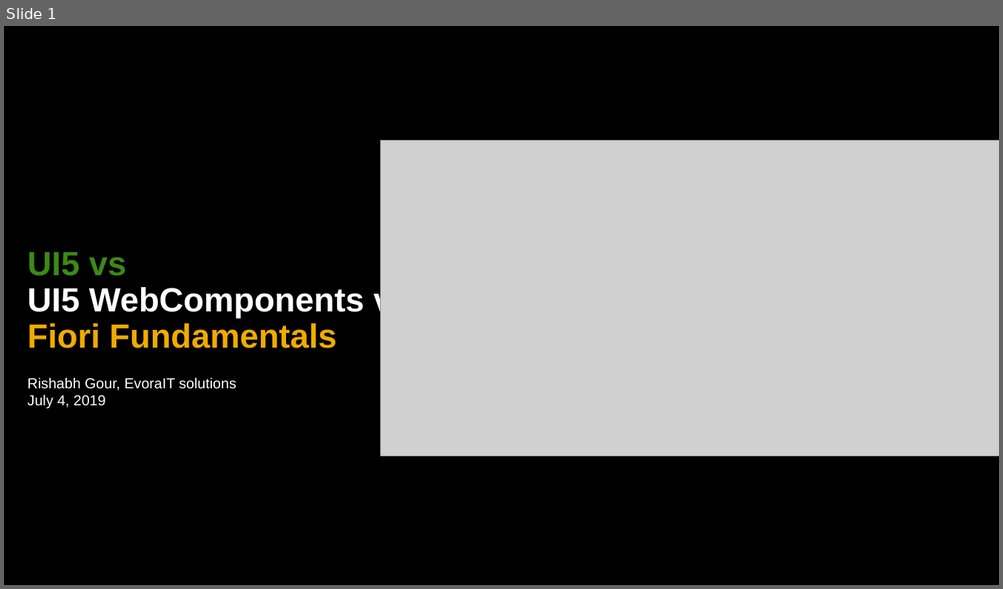
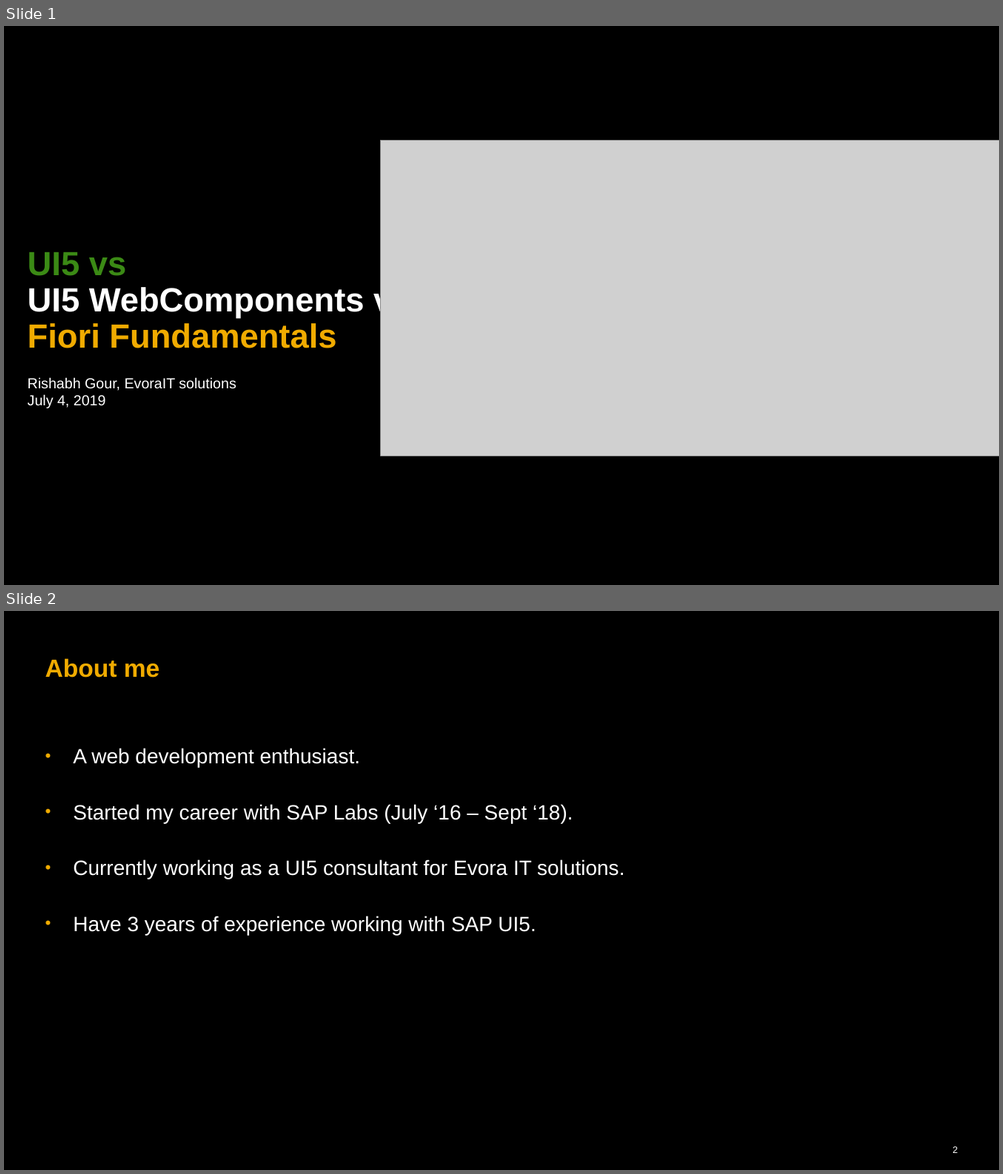
Before and after one commit to rishabh62/UI5con, a slide deck: UI5con.pptx. Shown one above the other, each under a label of ours: slide 1 before the commit, slides 1 and 2 after it. The pictures are 1003x589 and 1003x1174 pixels, drawn with LibreOffice and Linux fonts; fonts in the diff are those of the drawing; grey boxes stand for pictures. Boxes give left, top, right and bottom in pixels: in the first picture for what was removed or moved away, otherwise in the second. Text is boxed around its words. In the diff, an @@ line names an element or a change of style, - is before the commit and + after.

```diff
--- a/UI5con.pptx
+++ b/UI5con.pptx
@@ slide 2 added at box(4, 611, 999, 1170), background #000000 @@
@@ title added at box(45, 658, 160, 678), 24 pt, text #F0AB00, bold @@
+About me
@@ text added at box(73, 748, 624, 935), 20 pt, text #FFFFFF @@
+• A web development enthusiast.
+• Started my career with SAP Labs (July ‘16 – Sept ‘18).
+• Currently working as a UI5 consultant for Evora IT solutions.
+• Have 3 years of experience working with SAP UI5.
@@ page number added at box(952, 1147, 957, 1153), 9 pt, text #FFFFFF @@
+2
```
Also in this commit, not shown: 1 slide changed, 15 other slides added, 2 slides removed.
